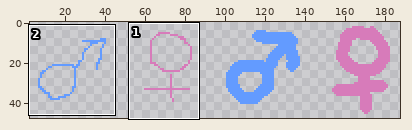
Edited in one commit: sprite sheet (Assets/Sprites/UI/T_UI_GenderButton.png). The first picture is a wide view before the edit; the outline marks the close-up.
Close-up. Earlier state:
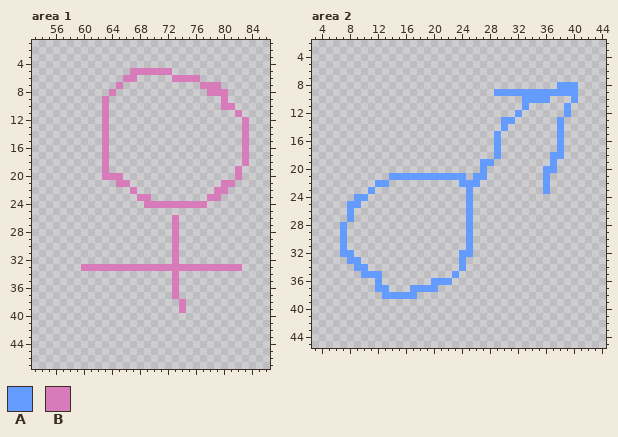
The file is 192x48 pixels. Shown: area 1: x 53..86, y 1..47; area 2: x 3..44, y 2..45. The wide view leaves out empty margins. The commit also changed other parts of the picture, which this record leaves out.
Palette (. is transparent): A #639bff  B #d77bba
Pixels before, area 1, first column x 60:
 5 .......BBBBBB...........
 6 ......BB.....BBBB.......
 7 .....B...........BBB....
 8 ....B.............BBB...
 9 ...B................B...
10 ...B................BB..
11 ...B..................B.
12 ...B...................B
13 ...B...................B
14 ...B...................B
15 ...B...................B
16 ...B...................B
17 ...B...................B
18 ...B...................B
19 ...B..................B.
20 ...BBB................B.
21 .....BB.............BB..
22 .......B...........BB...
23 ........BB........BB....
24 .........BBBBBBBBB......
25 ........................
26 .............B..........
27 .............B..........
28 .............B..........
29 .............B..........
30 .............B..........
31 .............B..........
32 .............B..........
33 BBBBBBBBBBBBBBBBBBBBBBB.
34 .............B..........
35 .............B..........
36 .............B..........
37 .............B..........
38 ..............B.........
39 ..............B.........
Pixels before, area 2, first column x 7:
 8 ...............................AAA
 9 ......................AAAAAAAAAAAA
10 ..........................AAAA...A
11 ..........................A.....A.
12 .........................A......A.
13 .......................AA......A..
14 .......................A.......A..
15 ......................A........A..
16 ......................A........A..
17 ......................A........A..
18 ......................A.......AA..
19 ....................AA........A...
20 ....................A........AA...
21 .......AAAAAAAAAAA.AA........A....
22 .....AA..........AAA.........A....
23 ....A.............A..........A....
24 ..AA..............A...............
25 .AA...............A...............
26 .A................A...............
27 .A................A...............
28 A.................A...............
29 A.................A...............
30 A.................A...............
31 A.................A...............
32 AA...............AA...............
33 .AA..............A................
34 ..AA.............A................
35 ...AAA..........A.................
36 .....A.......AAA..................
37 .....AA...AAAA....................
38 ......AAAAA.......................
The result:
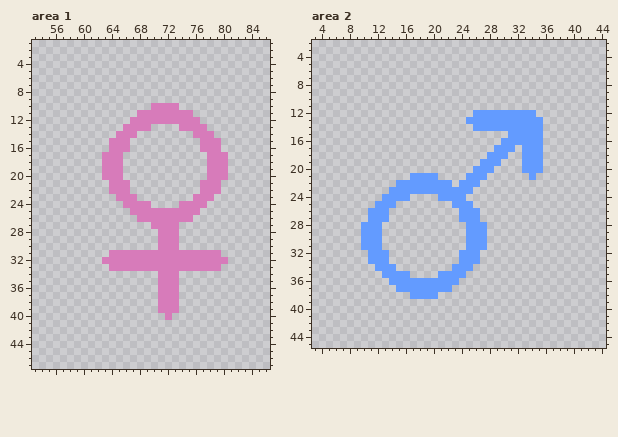
The edit:
Changed rows in their new state; - is an unchanged pixel.
Area 1:
first column x 60:
 5 -------......-----------
 6 ------..-----....-------
 7 -----.-----------...----
 8 ----.-------------...---
 9 ---.----------------.---
10 ---.------BBBB------..--
11 ---.----BBBBBBBB------.-
12 ---.---BBBBBBBBBB------.
13 ---.--BBBB----BBBB-----.
14 ---.-BBB--------BBB----.
15 ---.BBB----------BBB---.
16 ---.BBB----------BBB---.
17 ----BB------------BBB--.
18 ----BB------------BBB--.
19 ----BB------------BBB-.-
20 ------------------BBB-.-
21 ----B------------BBB..--
22 ----BBB.---------BB-.---
23 -----BBB..------BB-.----
24 ------BBB-....----------
25 -------BBBBBBBBBB-------
26 --------BBBBB-BB--------
27 ----------BBB-----------
28 -----------BB-----------
29 -----------BB-----------
30 -----------BB-----------
31 ----BBBBBBBBB-BBBBBB----
32 ---BBBBBBBBBB-BBBBBBB---
33 ....----------------...-
34 -----------BB-----------
35 -----------BB-----------
36 -----------BB-----------
37 -----------BB-----------
38 -----------BBB.---------
39 -----------BBB.---------
40 ------------B-----------
Area 2:
first column x 7:
 8 -------------------------------...
 9 ----------------------............
10 --------------------------....---.
11 --------------------------.-----.-
12 -------------------AAAAAA-AA----.-
13 ------------------AAAAA--AAAA--.--
14 -------------------AAAA-AAAAA--.--
15 ----------------------.-AAAAA--.--
16 ----------------------.AAAAAA--.--
17 -----------------------AA-AAA--.--
18 ---------------------A-A--AAA-..--
19 ----------------------A---AAA-.---
20 -------------------A-A----AAA..---
21 -------...----....A--------A-.----
22 -----..-AAAAAAAA-------------.----
23 ----.--AAAAAAAAAAA-----------.----
24 --..--AAAA----AAAA.---------------
25 -..--AAA--------AA----------------
26 -.--AAA----------A-A--------------
27 -.--AAA----------A-A--------------
28 .--AAA-------------AA-------------
29 .--AAA-------------AA-------------
30 .--AAA-------------AA-------------
31 .--AAA-------------AA-------------
32 ..--AAA------------A--------------
33 -..-AAA-----------AA--------------
34 --..-AAA--------A-A---------------
35 ---...AAAA----AA-A----------------
36 -----.-AAAAAA---A-----------------
37 -----..-AA----AA------------------
38 ------....-AAA--------------------
Pixel boxes of the changes (left, top, right, bottom) in both close-ups:
changed: (81, 68, 249, 320)
changed: (340, 82, 578, 299)
